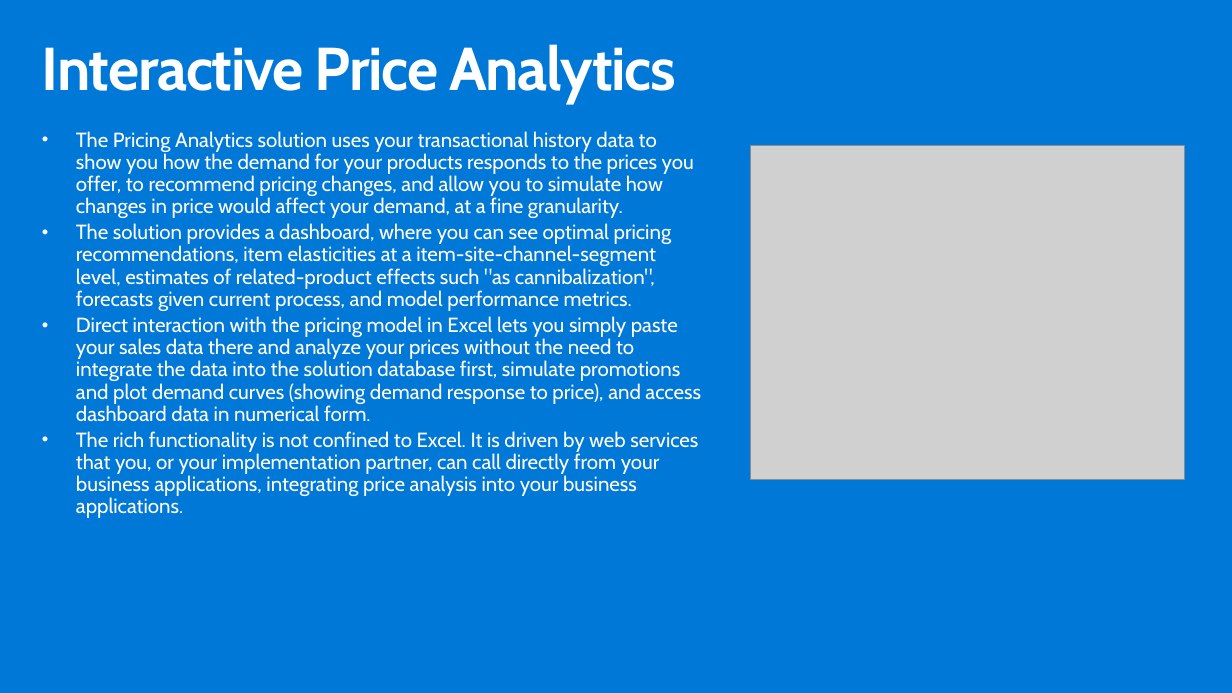
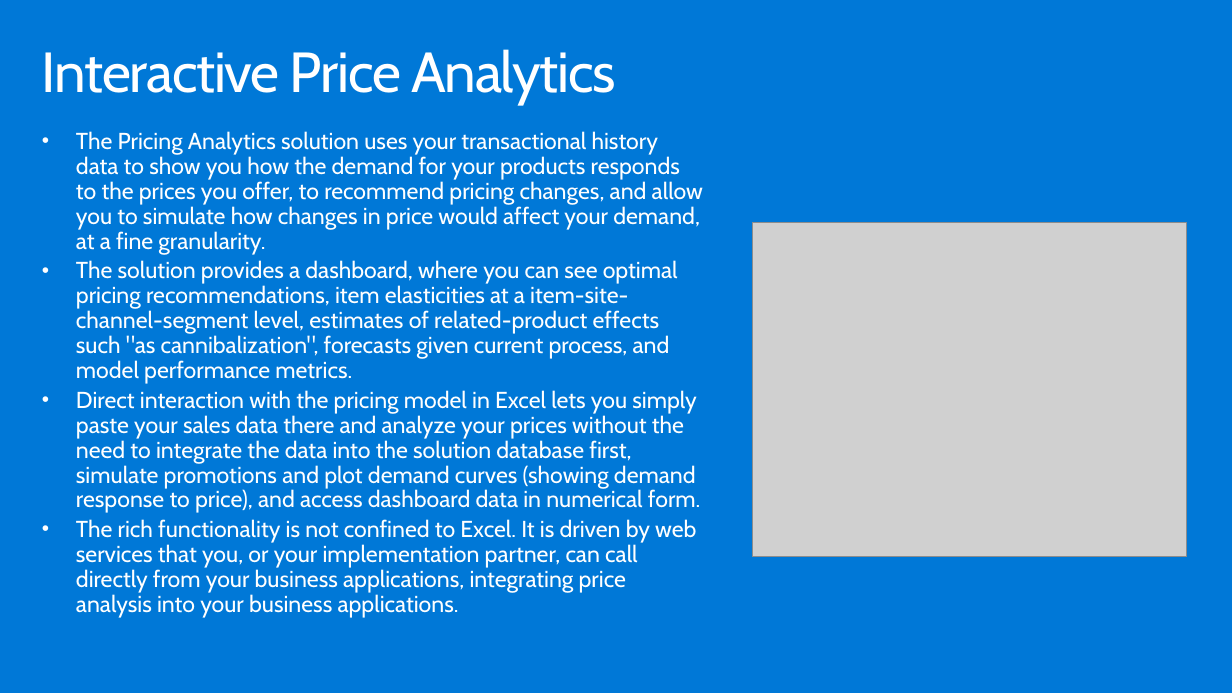
Before and after one commit to hnc198/AzurePowerBI, a slide deck: slide 22 of 4. Hands-on Modules/Architectural Designs/1. Architectural Designs.pptx (slide 7 before the commit). Drawn at 1232x693 pixels with LibreOffice and Linux fonts; fonts in the diff are those of the drawing; grey boxes stand for pictures. Boxes give left, top, right and bottom in pixels: in the first picture for what was removed or moved away, otherwise in the second. Text is boxed around its words. In the diff, an @@ line names an element or a change of style, - is before the commit and + after.

```diff
--- a/4. Hands-on Modules/Architectural Designs/1. Architectural Designs.pptx
+++ b/4. Hands-on Modules/Architectural Designs/1. Architectural Designs.pptx
@@ title "Interactive Price Analytics" at (42, 49, 616, 105): size 47 to 44 pt, bold off; vertical alignment top to middle @@
@@ text "The Pricing Analytics solution uses ..." at (76, 131, 703, 618): size 16 to 18 pt @@
@@ picture: place and size @@
-picture at (751, 146, 1186, 480)
+picture at (753, 223, 1188, 556)
```
Also in this commit, not shown: 3 other slides changed, 15 slides added, 4 other files.
